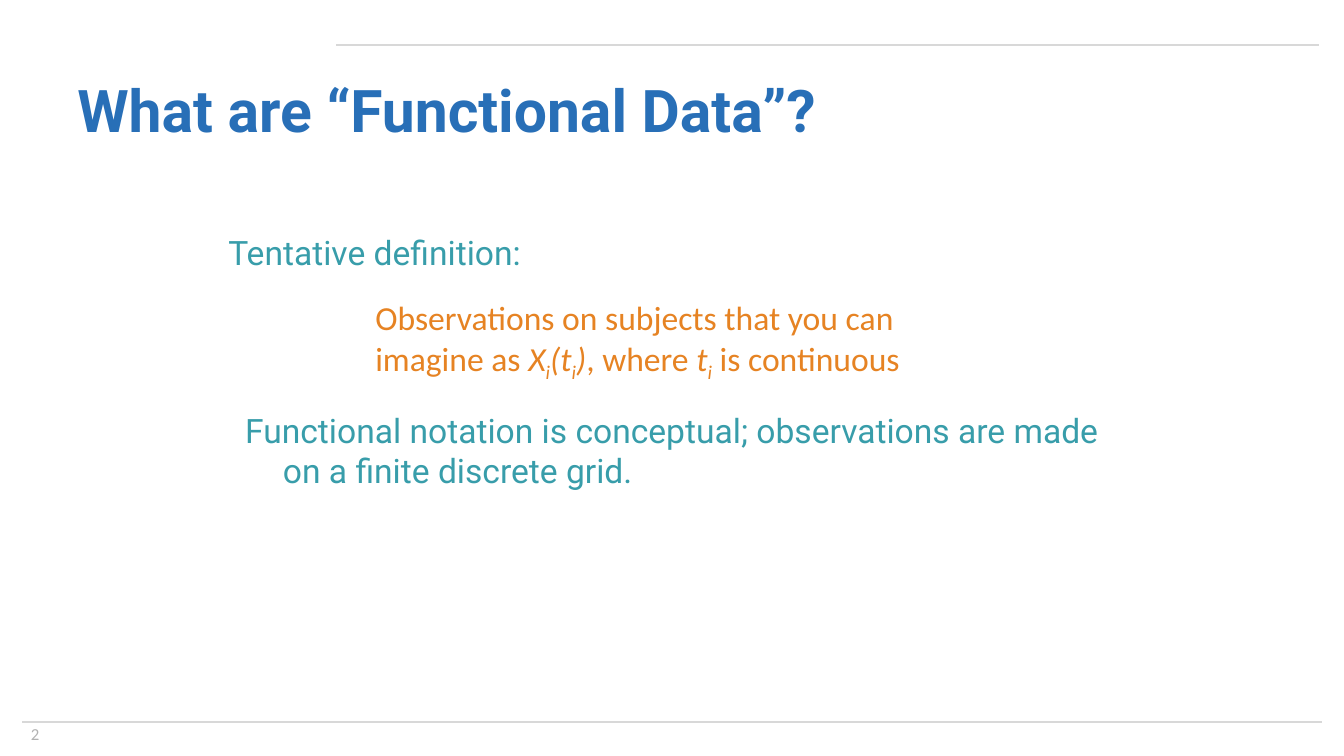
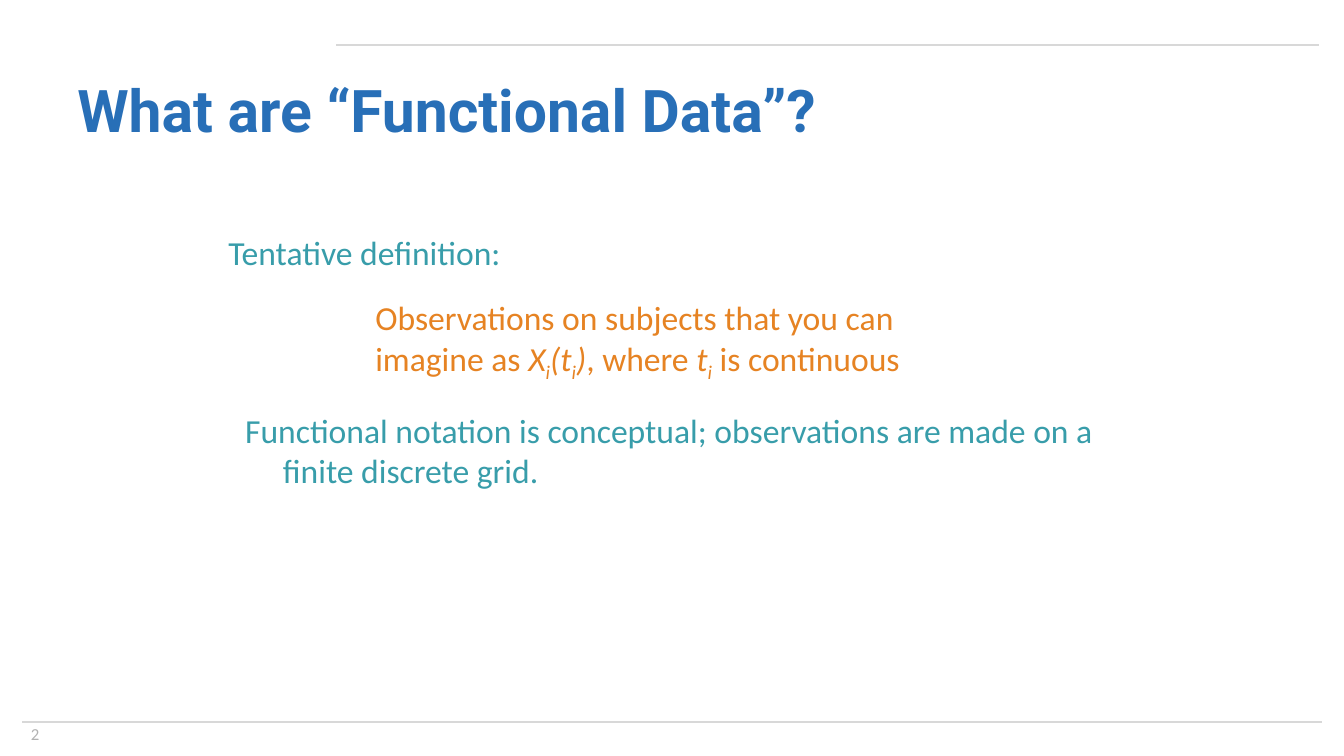
Before and after one commit to jeff-goldsmith/ENAR2021, a slide deck: slide 2 of SlidesPPT/ShortCourse_Notation.pptx. Drawn at 1344x756 pixels with LibreOffice and Linux fonts; fonts in the diff are those of the drawing; background and template pictures are left out. Boxes give left, top, right and bottom in pixels: in the first picture for what was removed or moved away, otherwise in the second. Text is boxed around its words. In the diff, an @@ line names an element or a change of style, - is before the commit and + after.

```diff
--- a/SlidesPPT/ShortCourse_Notation.pptx
+++ b/SlidesPPT/ShortCourse_Notation.pptx
@@ text "Tentative definition:" at (x1=228, y1=241, x2=500, y2=266): font Roboto to Calibri @@
@@ text "Functional notation is conceptual; observations ..." at (x1=245, y1=419, x2=1092, y2=489): font Roboto to Calibri @@
```
Also in this commit, not shown: 10 other slides changed, 1 slide removed, 8 other files.
